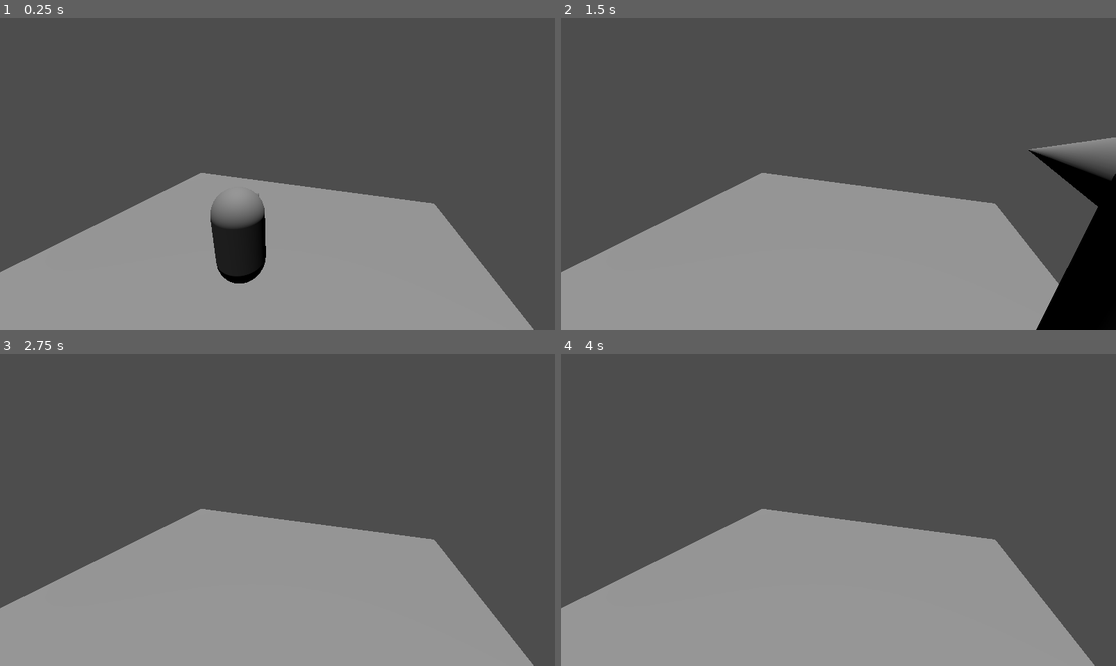
Above: before the commit, frames 1-4 (two rows, left to right).
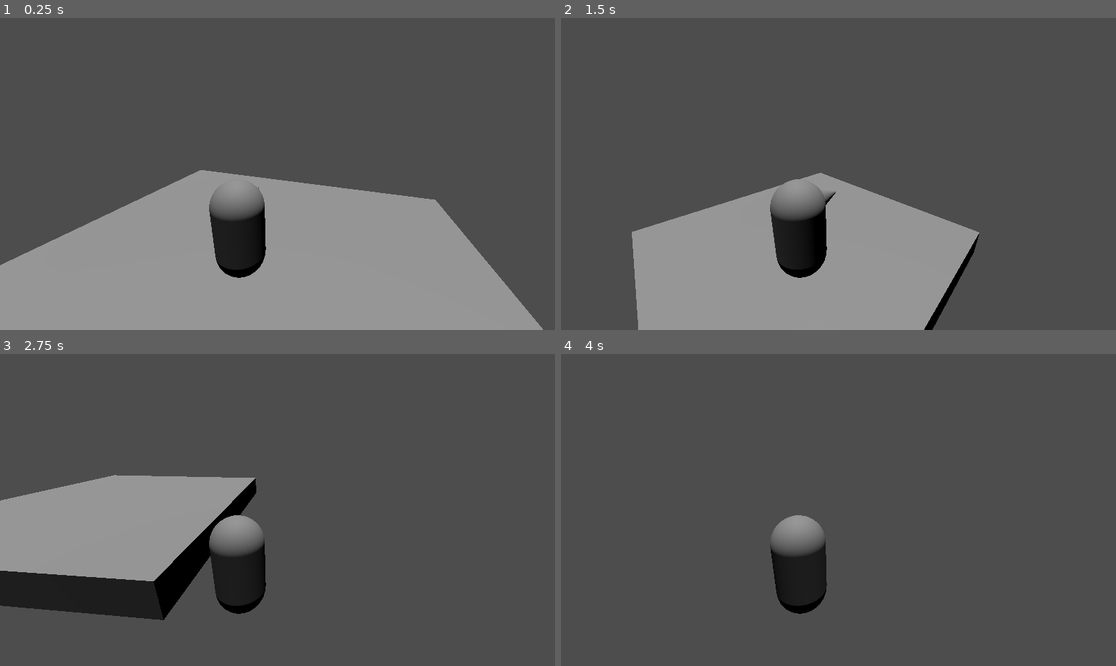
Above: after the commit, the same moments.

Repository: B1689542/Bannana-Barry-and-His-Quest-for-the-Third-Dimension
Game: Godot game, scene res://world.tscn
The game is run twice, just before and just after one commit, with the same random seed, the same clock (stepped at 60 frames per second) and the same inputs.
Inputs (mouse positions are in pixels of both pictures, inside the frame that each line leads up to):
- Up to frame 1 (0.25 s): no input
- Up to frame 2 (1.5 s): tap Enter at 0.5 s; move the mouse to (960, 158) at 0.52 s; hold D (strafe_right) 0.53-1.28 s; tap Space (jump) at 0.77 s; move the mouse to (727, 189) at 1.27 s; hold S (move_back) from 1.28 s (still down)
- Up to frame 3 (2.75 s): tap Space (jump) at 1.52 s; move the mouse to (333, 441) at 2.02 s; release S (move_back) at 2.03 s; hold D (strafe_right) from 2.03 s (still down)
- Up to frame 4 (4 s): move the mouse to (810, 572) at 2.77 s; release D (strafe_right) at 2.78 s; hold W (move_forward) 2.78-3.53 s; tap Space (jump) at 3.02, 3.77 s; move the mouse to (1005, 556) at 3.52 s; hold A (strafe_left) from 3.53 s (still down)

The runs differ from the first frame. In frame 1, 2.4% of the frame differs, in the area x 0-98%, y 48-100%; in frame 2, 18%; in frame 3, 42%, in the area x 0-97%, y 38-100%; in frame 4, 35%.

Commit message:
made camera rotate seperately from player

Diff:
--- a/CharacterBody3D.gd
+++ b/CharacterBody3D.gd
@@ -4,6 +4,7 @@
 var speed = 4.0  # movement speed
 var jump_speed = 6.0  # determines jump height
 var mouse_sensitivity = 0.002  # turning speed
+var moveturnhandling = [["strafe_left", "strafe_right", "move_forward", "move_back"],[]]
 
 func get_input():
 	var input = Input.get_vector("strafe_left", "strafe_right", "move_forward", "move_back")
@@ -19,5 +20,10 @@
 func _unhandled_input(event):
 	if event is InputEventMouseMotion:
 		rotate_y(-event.relative.x * mouse_sensitivity)
+		$MeshInstance3D.rotate_y(-(-event.relative.x * mouse_sensitivity))
+		$CollisionShape3D.rotate_y(-(-event.relative.x * mouse_sensitivity))
 	if event.is_action_pressed("jump") and is_on_floor():
 		velocity.y = jump_speed
+	for i in range(len(moveturnhandling[0])):
+		if event.is_action_pressed(moveturnhandling[0][i]):
+			print("works")
--- a/player.tscn
+++ b/player.tscn
@@ -1,8 +1,6 @@
 [gd_scene load_steps=5 format=3 uid="uid://dyvvxleqg2qqn"]
 
 [ext_resource type="Script" path="res://CharacterBody3D.gd" id="1_pnamh"]
-
-[sub_resource type="CapsuleShape3D" id="CapsuleShape3D_w3hhb"]
 
 [sub_resource type="CapsuleMesh" id="CapsuleMesh_6vf3r"]
 
@@ -11,16 +9,12 @@
 bottom_radius = 0.001
 height = 0.5
 
+[sub_resource type="CapsuleShape3D" id="CapsuleShape3D_w3hhb"]
+
 [node name="player" type="Node3D"]
-
-[node name="Camera3D" type="Camera3D" parent="."]
-transform = Transform3D(0.94679, -0.112115, 0.301694, 2.51382e-08, 0.937367, 0.348343, -0.321853, -0.329808, 0.887489, 1.76681, 2.37008, 2.90369)
 
 [node name="Character" type="CharacterBody3D" parent="."]
 script = ExtResource("1_pnamh")
-
-[node name="CollisionShape3D" type="CollisionShape3D" parent="Character"]
-shape = SubResource("CapsuleShape3D_w3hhb")
 
 [node name="MeshInstance3D" type="MeshInstance3D" parent="Character"]
 mesh = SubResource("CapsuleMesh_6vf3r")
@@ -29,3 +23,9 @@
 [node name="MeshInstance3D" type="MeshInstance3D" parent="Character/MeshInstance3D"]
 transform = Transform3D(2, 0, 0, 0, -8.74228e-08, -2, 0, 2, -8.74228e-08, 0, 0.474553, -0.482873)
 mesh = SubResource("CylinderMesh_tx3kt")
+
+[node name="CollisionShape3D" type="CollisionShape3D" parent="Character"]
+shape = SubResource("CapsuleShape3D_w3hhb")
+
+[node name="Camera3D" type="Camera3D" parent="Character"]
+transform = Transform3D(0.94679, -0.112115, 0.301694, 2.51382e-08, 0.937367, 0.348343, -0.321853, -0.329808, 0.887489, 1.76681, 2.37008, 2.90369)
